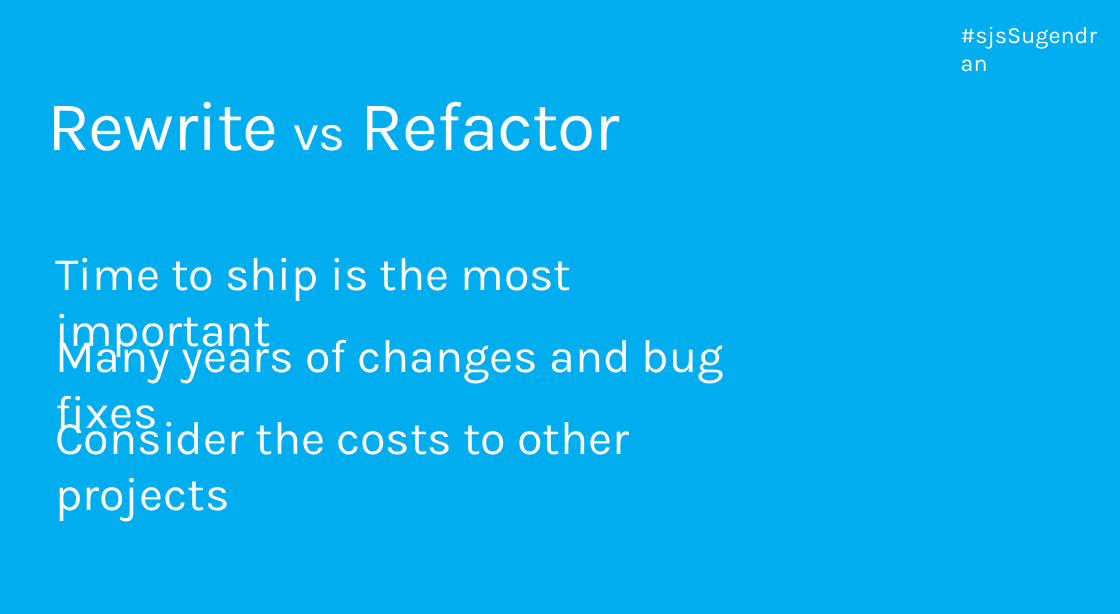
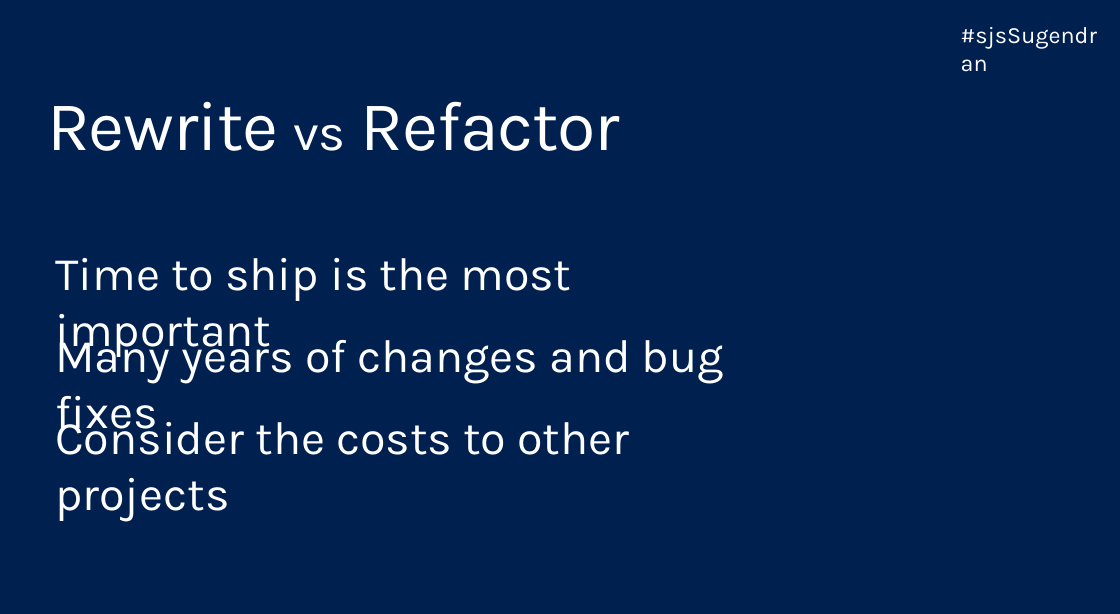
Before and after one commit to sugendran/talks, a slide deck: slide 5 of legacy-code/scotlandjs version.pptx. Drawn at 1120x614 pixels with LibreOffice and Linux fonts; fonts in the diff are those of the drawing. Boxes give left, top, right and bottom in pixels: in the first picture for what was removed or moved away, otherwise in the second. Text is boxed around its words. In the diff, an @@ line names an element or a change of style, - is before the commit and + after.

```diff
--- a/legacy-code/scotlandjs version.pptx
+++ b/legacy-code/scotlandjs version.pptx
@@ background #00AEEF to #002050 @@
```
Also in this commit, not shown: 17 other slides changed, 1 slide added, 3 other files.
